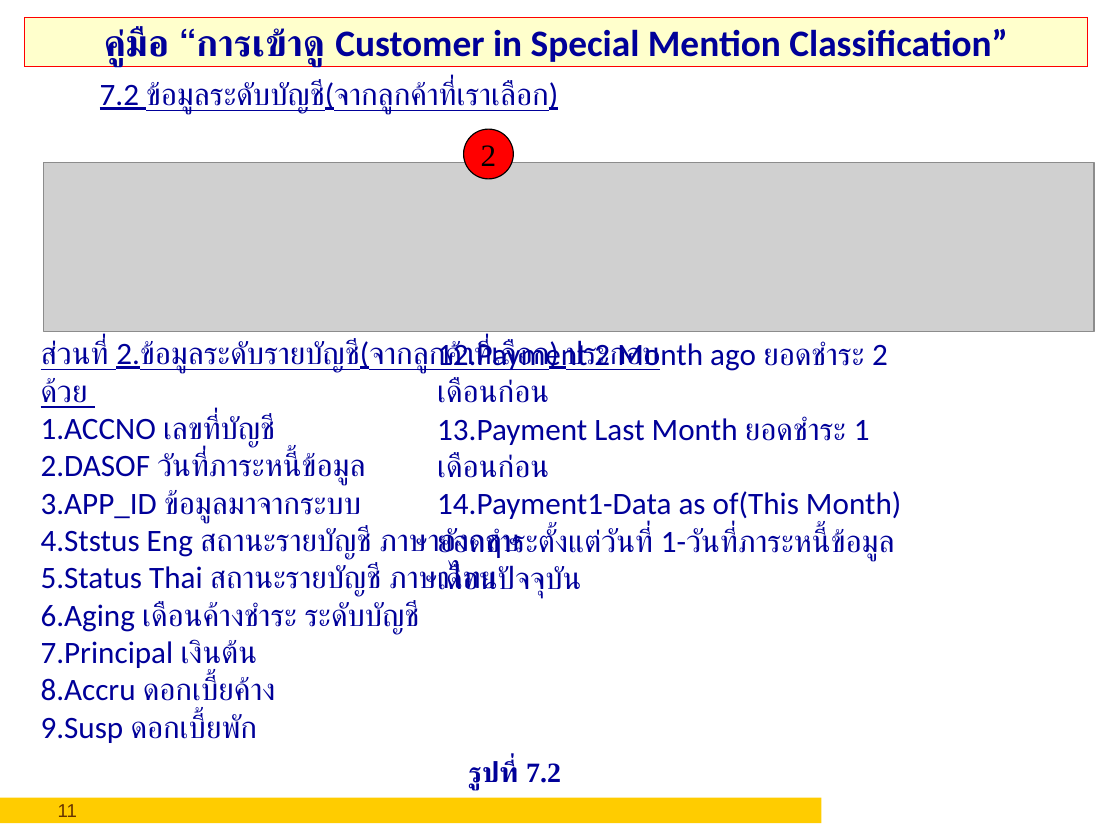
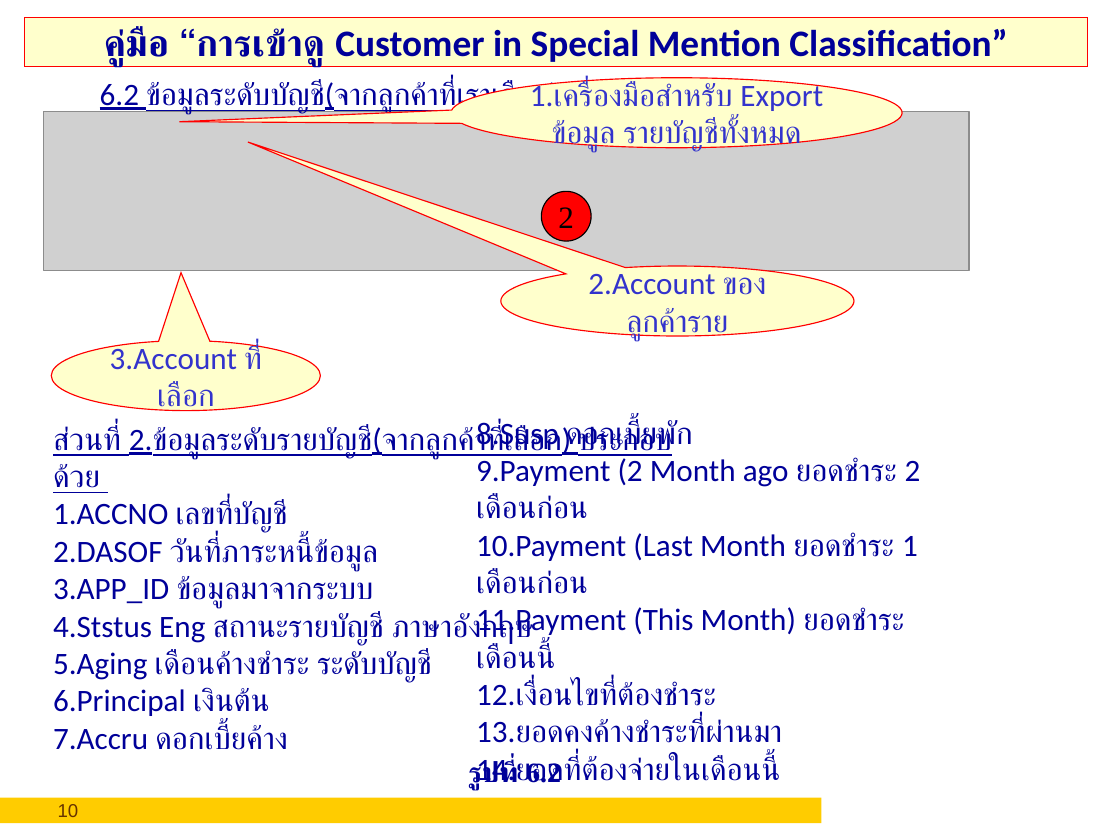
Before and after one commit to asynchronos/Special_Mention_SVN_MIGRATE, a slide deck: slide 10 of Downloads/คู่มือวิธีการกรอกSpecialMention.ppt (slide 11 before the commit). Drawn at 1120x840 pixels with LibreOffice and Linux fonts; fonts in the diff are those of the drawing; grey boxes stand for pictures; background and template pictures are left out. Boxes give left, top, right and bottom in pixels: in the first picture for what was removed or moved away, otherwise in the second. Text is boxed around its words. In the diff, an @@ line names an element or a change of style, - is before the commit and + after.

```diff
--- a/Downloads/คู่มือวิธีการกรอกSpecialMention.ppt
+++ b/Downloads/คู่มือวิธีการกรอกSpecialMention.ppt
@@ text at bbox=[100, 81, 558, 114]: text changed @@
-7.2 ข้อมูลระดับบัญชี(จากลูกค้าที่เราเลือก)
+6.2 ข้อมูลระดับบัญชี(จากลูกค้าที่เราเลือก)
@@ speech bubble added at bbox=[451, 77, 903, 147], fill #FFFFCC, outline #FF0000 0.74 pt, 20 pt, text #3333CC @@
+1.เครื่องมือสำหรับ Export ข้อมูล รายบัญชีทั้งหมด
@@ picture: place and size @@
-picture at bbox=[44, 162, 1094, 332]
+picture at bbox=[44, 112, 969, 271]
@@ ellipse "2": place and size @@
-ellipse "2" at bbox=[464, 129, 513, 178]
+ellipse "2" at bbox=[541, 192, 590, 241]
@@ speech bubble added at bbox=[501, 267, 853, 336], fill #FFFFCC, outline #FF0000 0.74 pt, 20 pt, text #3333CC @@
+2.Account ของลูกค้าราย
@@ speech bubble added at bbox=[52, 340, 320, 410], fill #FFFFCC, outline #FF0000 0.74 pt, 20 pt, text #3333CC @@
+3.Account ที่เลือก
@@ text removed at bbox=[437, 339, 901, 598] @@
-12.Payment 2 Month ago ยอดชำระ 2 เดือนก่อน
-13.Payment Last Month ยอดชำระ 1 เดือนก่อน
-14.Payment1-Data as of(This Month) ยอดชำระตั้งแต่วันที่ 1-วันที่ภาระหนี้ข้อมูลเดือนปัจจุบัน
@@ text added at bbox=[476, 418, 921, 788], 20 pt, text #000099 @@
+8.Susp ดอกเบี้ยพัก
+9.Payment (2 Month ago ยอดชำระ 2 เดือนก่อน
+10.Payment (Last Month ยอดชำระ 1 เดือนก่อน
+11.Payment (This Month) ยอดชำระเดือนนี้
+12.เงื่อนไขที่ต้องชำระ
+13.ยอดคงค้างชำระที่ผ่านมา
+14.ยอดที่ต้องจ่ายในเดือนนี้
@@ text at bbox=[53, 424, 571, 750]: text changed @@
-ส่วนที่ 2.ข้อมูลระดับรายบัญชี(จากลูกค้าที่เลือก) ประกอบด้วย
-1.ACCNO เลขที่บัญชี
-2.DASOF วันที่ภาระหนี้ข้อมูล
-3.APP_ID ข้อมูลมาจากระบบ
-4.Ststus Eng สถานะรายบัญชี ภาษาอังกฤษ
-5.Status Thai สถานะรายบัญชี ภาษาไทย
-6.Aging เดือนค้างชำระ ระดับบัญชี
-7.Principal เงินต้น
-8.Accru ดอกเบี้ยค้าง
-9.Susp ดอกเบี้ยพัก
+ส่วนที่ 2.ข้อมูลระดับรายบัญชี(จากลูกค้าที่เลือก) ประกอบด้วย
+1.ACCNO เลขที่บัญชี
+2.DASOF วันที่ภาระหนี้ข้อมูล
+3.APP_ID ข้อมูลมาจากระบบ
+4.Ststus Eng สถานะรายบัญชี ภาษาอังกฤษ
+5.Aging เดือนค้างชำระ ระดับบัญชี
+6.Principal เงินต้น
+7.Accru ดอกเบี้ยค้าง
@@ text at bbox=[469, 760, 561, 790]: text changed @@
-รูปที่ 7.2
+รูปที่ 6.2
@@ page number at bbox=[58, 804, 79, 817]: text changed @@
-11
+10
```
Also in this commit, not shown: 9 other slides changed, 1 slide removed.
